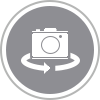
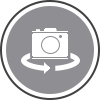
Revision of a layered (100, 100) image; what changed, layer by layer:
painted on "Border" over [0,0,100,100]
